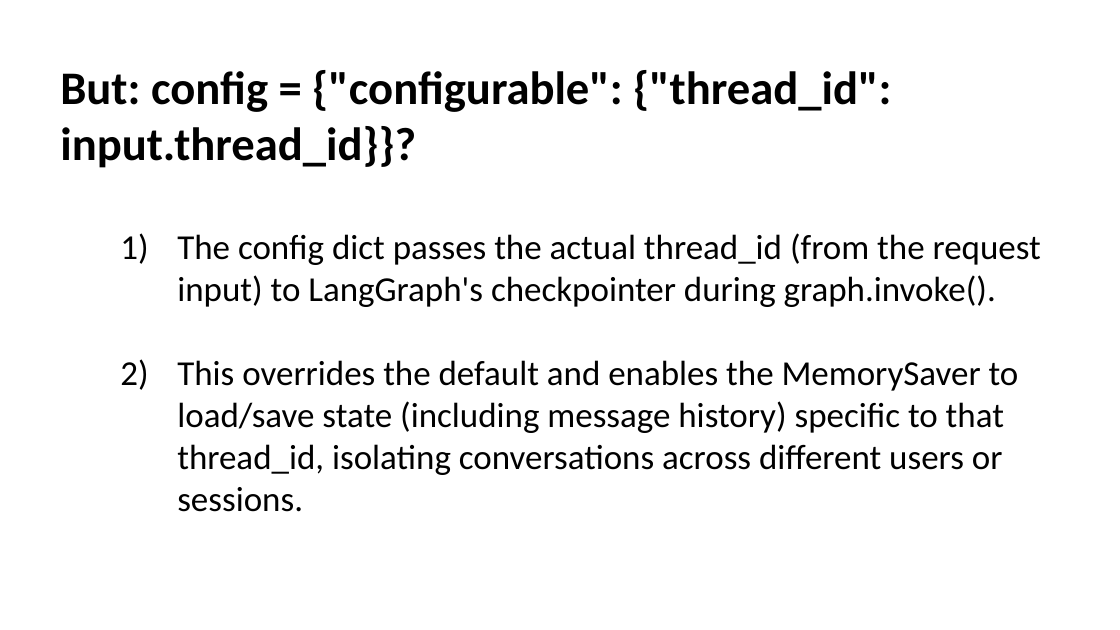
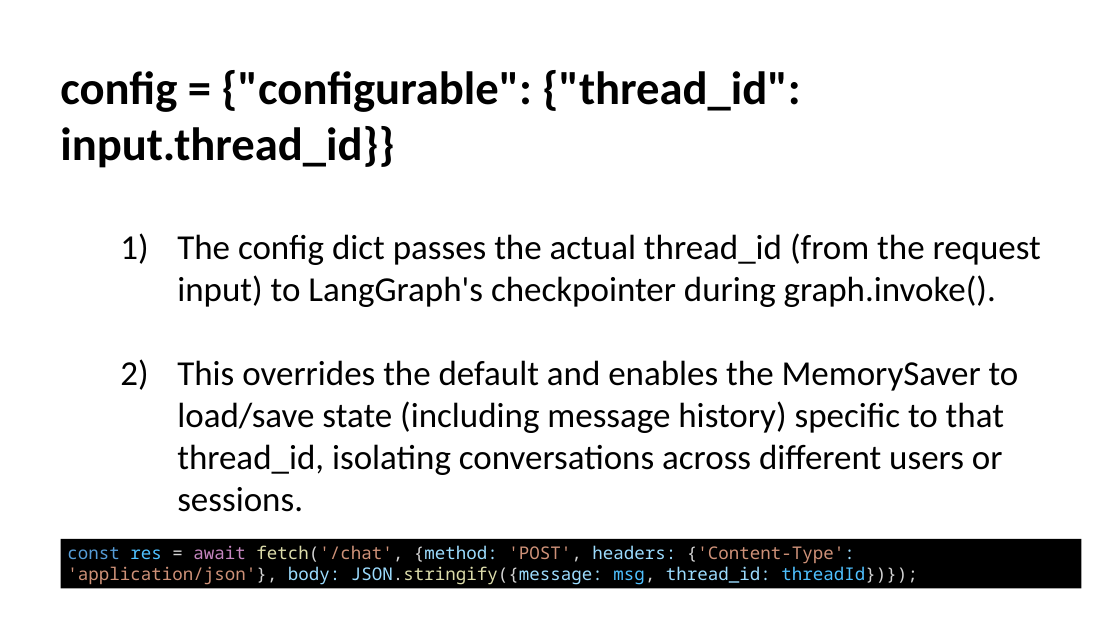
Before and after one commit to enoch-sit/proj01_chatbot_edu, a slide deck: slide 40 of week08/AI Agent Design III LangSmith-and-Evaluation-Frameworks.pptx (slide 34 before the commit). Drawn at 1120x630 pixels with LibreOffice and Linux fonts; fonts in the diff are those of the drawing. Boxes give left, top, right and bottom in pixels: in the first picture for what was removed or moved away, otherwise in the second. Text is boxed around its words. In the diff, an @@ line names an element or a change of style, - is before the commit and + after.

```diff
--- a/week08/AI Agent Design III LangSmith-and-Evaluation-Frameworks.pptx
+++ b/week08/AI Agent Design III LangSmith-and-Evaluation-Frameworks.pptx
@@ text at <box>60,70,801,168</box>: text changed @@
-But: config = {"configurable": {"thread_id": input.thread_id}}?
+config = {"configurable": {"thread_id": input.thread_id}}
@@ rectangle added at <box>61,539,1082,589</box>, fill #000000, 18 pt, text #CE9178 @@
+const res = await fetch('/chat', {method: 'POST', headers: {'Content-Type': 'application/json'}, body: JSON.stringify({message: msg, thread_id: threadId})});
```
Also in this commit, not shown: 2 other slides changed, 10 slides added, 1 slide removed, 3 other files.
